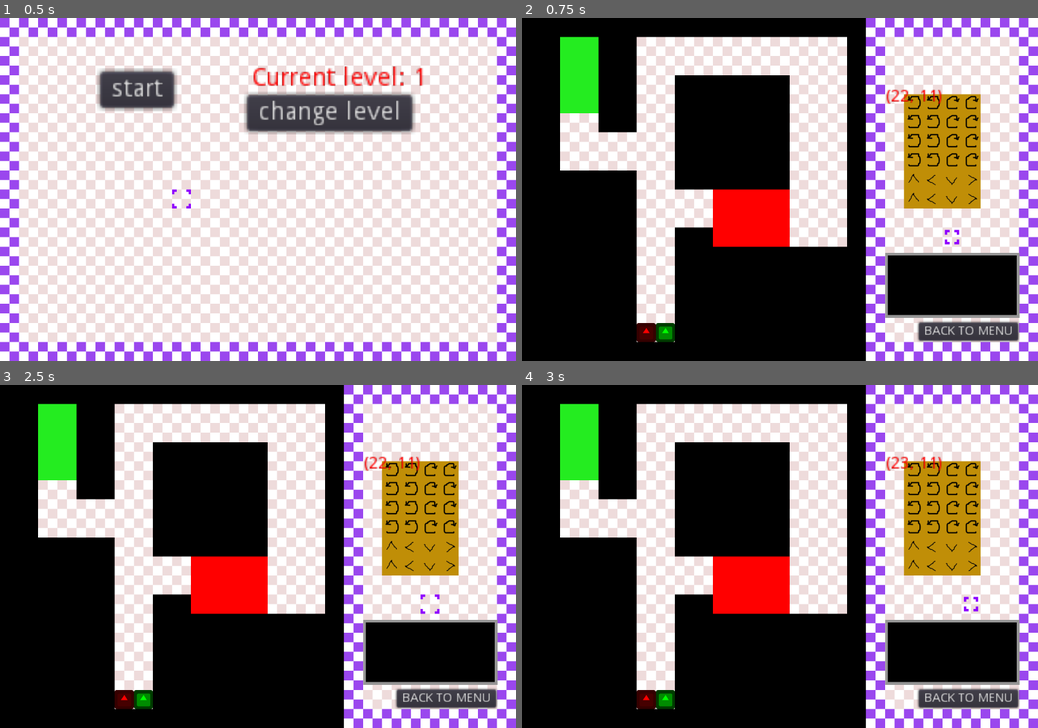
Above: before the commit, frames 1-4 (two rows, left to right).
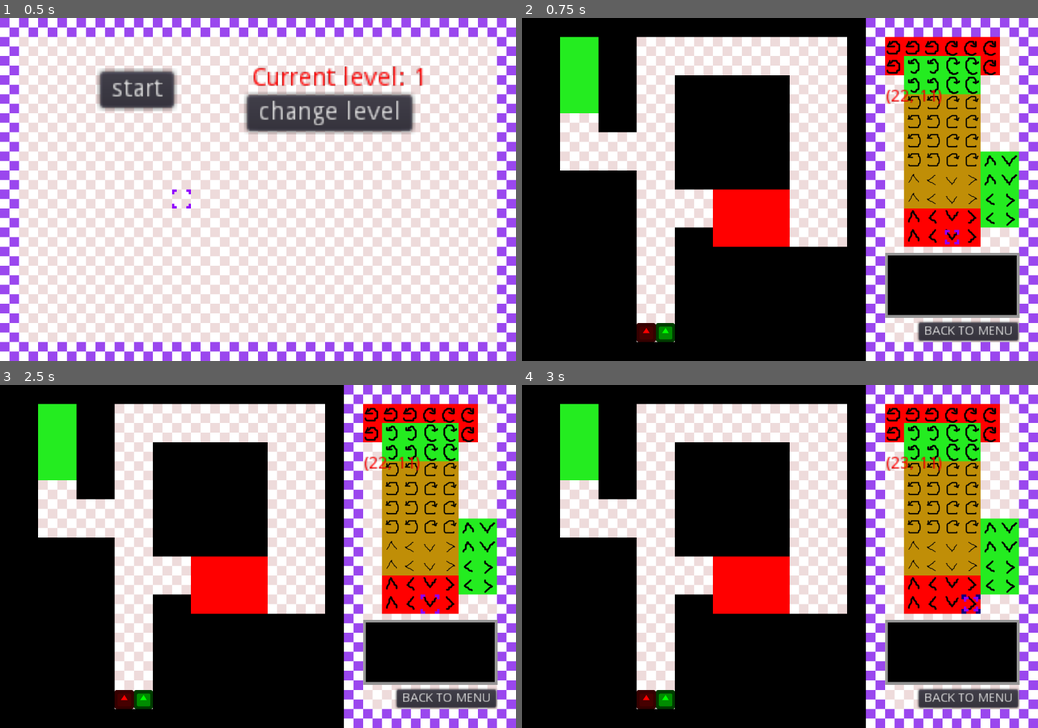
Above: after the commit, the same moments.

Repository: WIT-SCDS-F22-GAME-COOP/Zombie-Game
Game: Godot game, scene res://TSCN/Menu.tscn
Same seed, same stepped clock (60 frames per second), same inputs: the game is played once before the commit and once after it. The engine's default icon, where the game draws it, is replaced by a stand-in: a white triangle on a blue panel in a dark square.
Inputs:
- Up to frame 1 (0.5 s): no input
- Up to frame 2 (0.75 s): click "start" at 0.5 s
- Up to frame 3 (2.5 s): click "BACK TO MENU" at 1.25 s; click "start" at 2 s
- Up to frame 4 (3 s): hold D (move_right) from 2.78 s (still down); tap Space (select) at 2.85 s

Frame 1 is identical in both runs. In frame 2, 6.7% of the frame differs, in the area x 70-97%, y 5-67%; in frame 3, 6.7%; in frame 4, 6.7%.

Commit message:
Color specific tiles

Diff:
--- a/Scripts/Character.gd
+++ b/Scripts/Character.gd
@@ -86,8 +86,7 @@
 
 
 func use_tile(x):
-	if x == -1:
-		x = 99
+	x = convert_color(x)
 	match(x):
 		0:
 			direction = Tiles.turn(direction,false)
@@ -102,8 +101,40 @@
 			move_direction = 3
 		5:
 			move_direction = 1
-		99:
+		-1:
 			use_permanent_tile()
+
+
+func convert_color(x):
+	if id == 2:
+		match(x):
+			6:
+				x = 1
+			7:
+				x = 0
+			8:
+				x = 2
+			9:
+				x = 3
+			10:
+				x = 4
+			11:
+				x = 5
+	elif id == 1:
+		match(x - 6):
+			6:
+				x = 1
+			7:
+				x = 0
+			8:
+				x = 2
+			9:
+				x = 3
+			10:
+				x = 4
+			11:
+				x = 5
+	return x
 
 
 # TurnL 5, TurnR 6, Up 7, Down 8, Left 9, Right 10
--- a/TSCN/World.tscn
+++ b/TSCN/World.tscn
@@ -7,6 +7,7 @@
 [ext_resource path="res://Graphics/cursor.png" type="Texture" id=5]
 [ext_resource path="res://Graphics/placeholder_tiles2.png" type="Texture" id=6]
 [ext_resource path="res://Graphics/win.png" type="Texture" id=7]
+[ext_resource path="res://Graphics/placeholder_tiles3.png" type="Texture" id=8]
 
 [sub_resource type="TileSet" id=10]
 0/name = "placeholder_tiles.png 0"
@@ -280,6 +281,174 @@
 5/shape_one_way_margin = 0.0
 5/shapes = [  ]
 5/z_index = 0
+6/name = "placeholder_tiles3.png 6"
+6/texture = ExtResource( 8 )
+6/tex_offset = Vector2( 0, 0 )
+6/modulate = Color( 1, 1, 1, 1 )
+6/region = Rect2( 128, 128, 64, 64 )
+6/tile_mode = 0
+6/occluder_offset = Vector2( 0, 0 )
+6/navigation_offset = Vector2( 0, 0 )
+6/shape_offset = Vector2( 0, 0 )
+6/shape_transform = Transform2D( 1, 0, 0, 1, 0, 0 )
+6/shape_one_way = false
+6/shape_one_way_margin = 0.0
+6/shapes = [  ]
+6/z_index = 0
+7/name = "placeholder_tiles3.png 7"
+7/texture = ExtResource( 8 )
+7/tex_offset = Vector2( 0, 0 )
+7/modulate = Color( 1, 1, 1, 1 )
+7/region = Rect2( 192, 128, 64, 64 )
+7/tile_mode = 0
+7/occluder_offset = Vector2( 0, 0 )
+7/navigation_offset = Vector2( 0, 0 )
+7/shape_offset = Vector2( 0, 0 )
+7/shape_transform = Transform2D( 1, 0, 0, 1, 0, 0 )
+7/shape_one_way = false
+7/shape_one_way_margin = 0.0
+7/shapes = [  ]
+7/z_index = 0
+8/name = "placeholder_tiles3.png 8"
+8/texture = ExtResource( 8 )
+8/tex_offset = Vector2( 0, 0 )
+8/modulate = Color( 1, 1, 1, 1 )
+8/region = Rect2( 0, 0, 64, 64 )
+8/tile_mode = 0
+8/occluder_offset = Vector2( 0, 0 )
+8/navigation_offset = Vector2( 0, 0 )
+8/shape_offset = Vector2( 0, 0 )
+8/shape_transform = Transform2D( 1, 0, 0, 1, 0, 0 )
+8/shape_one_way = false
+8/shape_one_way_margin = 0.0
+8/shapes = [  ]
+8/z_index = 0
+9/name = "placeholder_tiles3.png 9"
+9/texture = ExtResource( 8 )
+9/tex_offset = Vector2( 0, 0 )
+9/modulate = Color( 1, 1, 1, 1 )
+9/region = Rect2( 64, 0, 64, 64 )
+9/tile_mode = 0
+9/occluder_offset = Vector2( 0, 0 )
+9/navigation_offset = Vector2( 0, 0 )
+9/shape_offset = Vector2( 0, 0 )
+9/shape_transform = Transform2D( 1, 0, 0, 1, 0, 0 )
+9/shape_one_way = false
+9/shape_one_way_margin = 0.0
+9/shapes = [  ]
+9/z_index = 0
+10/name = "placeholder_tiles3.png 10"
+10/texture = ExtResource( 8 )
+10/tex_offset = Vector2( 0, 0 )
+10/modulate = Color( 1, 1, 1, 1 )
+10/region = Rect2( 128, 0, 64, 64 )
+10/tile_mode = 0
+10/occluder_offset = Vector2( 0, 0 )
+10/navigation_offset = Vector2( 0, 0 )
+10/shape_offset = Vector2( 0, 0 )
+10/shape_transform = Transform2D( 1, 0, 0, 1, 0, 0 )
+10/shape_one_way = false
+10/shape_one_way_margin = 0.0
+10/shapes = [  ]
+10/z_index = 0
+11/name = "placeholder_tiles3.png 11"
+11/texture = ExtResource( 8 )
+11/tex_offset = Vector2( 0, 0 )
+11/modulate = Color( 1, 1, 1, 1 )
+11/region = Rect2( 192, 0, 64, 64 )
+11/tile_mode = 0
+11/occluder_offset = Vector2( 0, 0 )
+11/navigation_offset = Vector2( 0, 0 )
+11/shape_offset = Vector2( 0, 0 )
+11/shape_transform = Transform2D( 1, 0, 0, 1, 0, 0 )
+11/shape_one_way = false
+11/shape_one_way_margin = 0.0
+11/shapes = [  ]
+11/z_index = 0
+12/name = "placeholder_tiles3.png 12"
+12/texture = ExtResource( 8 )
+12/tex_offset = Vector2( 0, 0 )
+12/modulate = Color( 1, 1, 1, 1 )
+12/region = Rect2( 0, 128, 64, 64 )
+12/tile_mode = 0
+12/occluder_offset = Vector2( 0, 0 )
+12/navigation_offset = Vector2( 0, 0 )
+12/shape_offset = Vector2( 0, 0 )
+12/shape_transform = Transform2D( 1, 0, 0, 1, 0, 0 )
+12/shape_one_way = false
+12/shape_one_way_margin = 0.0
+12/shapes = [  ]
+12/z_index = 0
+13/name = "placeholder_tiles3.png 13"
+13/texture = ExtResource( 8 )
+13/tex_offset = Vector2( 0, 0 )
+13/modulate = Color( 1, 1, 1, 1 )
+13/region = Rect2( 64, 128, 64, 64 )
+13/tile_mode = 0
+13/occluder_offset = Vector2( 0, 0 )
+13/navigation_offset = Vector2( 0, 0 )
+13/shape_offset = Vector2( 0, 0 )
+13/shape_transform = Transform2D( 1, 0, 0, 1, 0, 0 )
+13/shape_one_way = false
+13/shape_one_way_margin = 0.0
+13/shapes = [  ]
+13/z_index = 0
+14/name = "placeholder_tiles3.png 14"
+14/texture = ExtResource( 8 )
+14/tex_offset = Vector2( 0, 0 )
+14/modulate = Color( 1, 1, 1, 1 )
+14/region = Rect2( 0, 64, 64, 64 )
+14/tile_mode = 0
+14/occluder_offset = Vector2( 0, 0 )
+14/navigation_offset = Vector2( 0, 0 )
+14/shape_offset = Vector2( 0, 0 )
+14/shape_transform = Transform2D( 1, 0, 0, 1, 0, 0 )
+14/shape_one_way = false
+14/shape_one_way_margin = 0.0
+14/shapes = [  ]
+14/z_index = 0
+15/name = "placeholder_tiles3.png 15"
+15/texture = ExtResource( 8 )
+15/tex_offset = Vector2( 0, 0 )
+15/modulate = Color( 1, 1, 1, 1 )
+15/region = Rect2( 64, 64, 64, 64 )
+15/tile_mode = 0
+15/occluder_offset = Vector2( 0, 0 )
+15/navigation_offset = Vector2( 0, 0 )
+15/shape_offset = Vector2( 0, 0 )
+15/shape_transform = Transform2D( 1, 0, 0, 1, 0, 0 )
+15/shape_one_way = false
+15/shape_one_way_margin = 0.0
+15/shapes = [  ]
+15/z_index = 0
+16/name = "placeholder_tiles3.png 16"
+16/texture = ExtResource( 8 )
+16/tex_offset = Vector2( 0, 0 )
+16/modulate = Color( 1, 1, 1, 1 )
+16/region = Rect2( 128, 64, 64, 64 )
+16/tile_mode = 0
+16/occluder_offset = Vector2( 0, 0 )
+16/navigation_offset = Vector2( 0, 0 )
+16/shape_offset = Vector2( 0, 0 )
+16/shape_transform = Transform2D( 1, 0, 0, 1, 0, 0 )
+16/shape_one_way = false
+16/shape_one_way_margin = 0.0
+16/shapes = [  ]
+16/z_index = 0
+17/name = "placeholder_tiles3.png 17"
+17/texture = ExtResource( 8 )
+17/tex_offset = Vector2( 0, 0 )
+17/modulate = Color( 1, 1, 1, 1 )
+17/region = Rect2( 192, 64, 64, 64 )
+17/tile_mode = 0
+17/occluder_offset = Vector2( 0, 0 )
+17/navigation_offset = Vector2( 0, 0 )
+17/shape_offset = Vector2( 0, 0 )
+17/shape_transform = Transform2D( 1, 0, 0, 1, 0, 0 )
+17/shape_one_way = false
+17/shape_one_way_margin = 0.0
+17/shapes = [  ]
+17/z_index = 0
 
 [sub_resource type="AtlasTexture" id=7]
 flags = 4
@@ -368,7 +537,7 @@
 z_index = -1
 tile_set = SubResource( 5 )
 format = 1
-tile_data = PoolIntArray( 262164, 0, 0, 262165, 0, 0, 262166, 1, 0, 262167, 1, 0, 327700, 0, 0, 327701, 0, 0, 327702, 1, 0, 327703, 1, 0, 393236, 0, 0, 393237, 0, 0, 393238, 1, 0, 393239, 1, 0, 458772, 0, 0, 458773, 0, 0, 458774, 1, 0, 458775, 1, 0, 524308, 2, 0, 524309, 4, 0, 524310, 3, 0, 524311, 5, 0, 589844, 2, 0, 589845, 4, 0, 589846, 3, 0, 589847, 5, 0 )
+tile_data = PoolIntArray( 65555, 12, 0, 65556, 12, 0, 65557, 12, 0, 65558, 13, 0, 65559, 13, 0, 65560, 13, 0, 131091, 12, 0, 131092, 6, 0, 131093, 6, 0, 131094, 7, 0, 131095, 7, 0, 131096, 13, 0, 196628, 6, 0, 196629, 6, 0, 196630, 7, 0, 196631, 7, 0, 262164, 0, 0, 262165, 0, 0, 262166, 1, 0, 262167, 1, 0, 327700, 0, 0, 327701, 0, 0, 327702, 1, 0, 327703, 1, 0, 393236, 0, 0, 393237, 0, 0, 393238, 1, 0, 393239, 1, 0, 458772, 0, 0, 458773, 0, 0, 458774, 1, 0, 458775, 1, 0, 458776, 8, 0, 458777, 9, 0, 524308, 2, 0, 524309, 4, 0, 524310, 3, 0, 524311, 5, 0, 524312, 8, 0, 524313, 9, 0, 589844, 2, 0, 589845, 4, 0, 589846, 3, 0, 589847, 5, 0, 589848, 10, 0, 589849, 11, 0, 655380, 14, 0, 655381, 16, 0, 655382, 15, 0, 655383, 17, 0, 655384, 10, 0, 655385, 11, 0, 720916, 14, 0, 720917, 16, 0, 720918, 15, 0, 720919, 17, 0 )
 
 [node name="SelectedCursor" type="AnimatedSprite" parent="."]
 modulate = Color( 0.0470588, 0.662745, 0.490196, 1 )
Binary file added: Graphics/placeholder_tiles3.png
Not shown, added: Graphics/placeholder_tiles3.png.import
Not shown: 1 places in TSCN/World.tscn that only renumber resources
Not shown, changed: Graphics/placeholder_tiles2.psd
Not shown, added: Graphics/placeholder_tiles3.psd
Not shown, changed: Levels/level.psd
